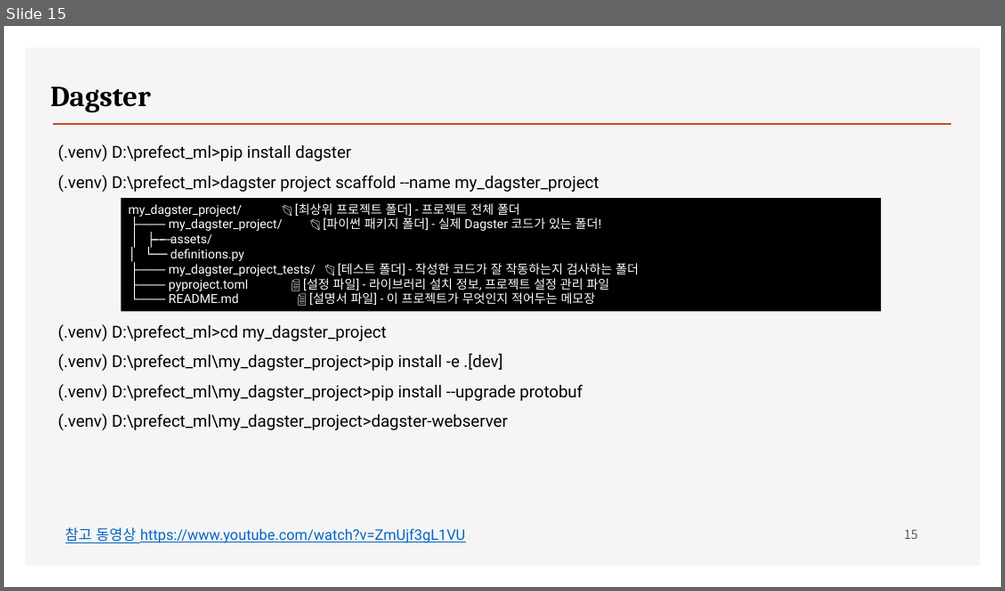
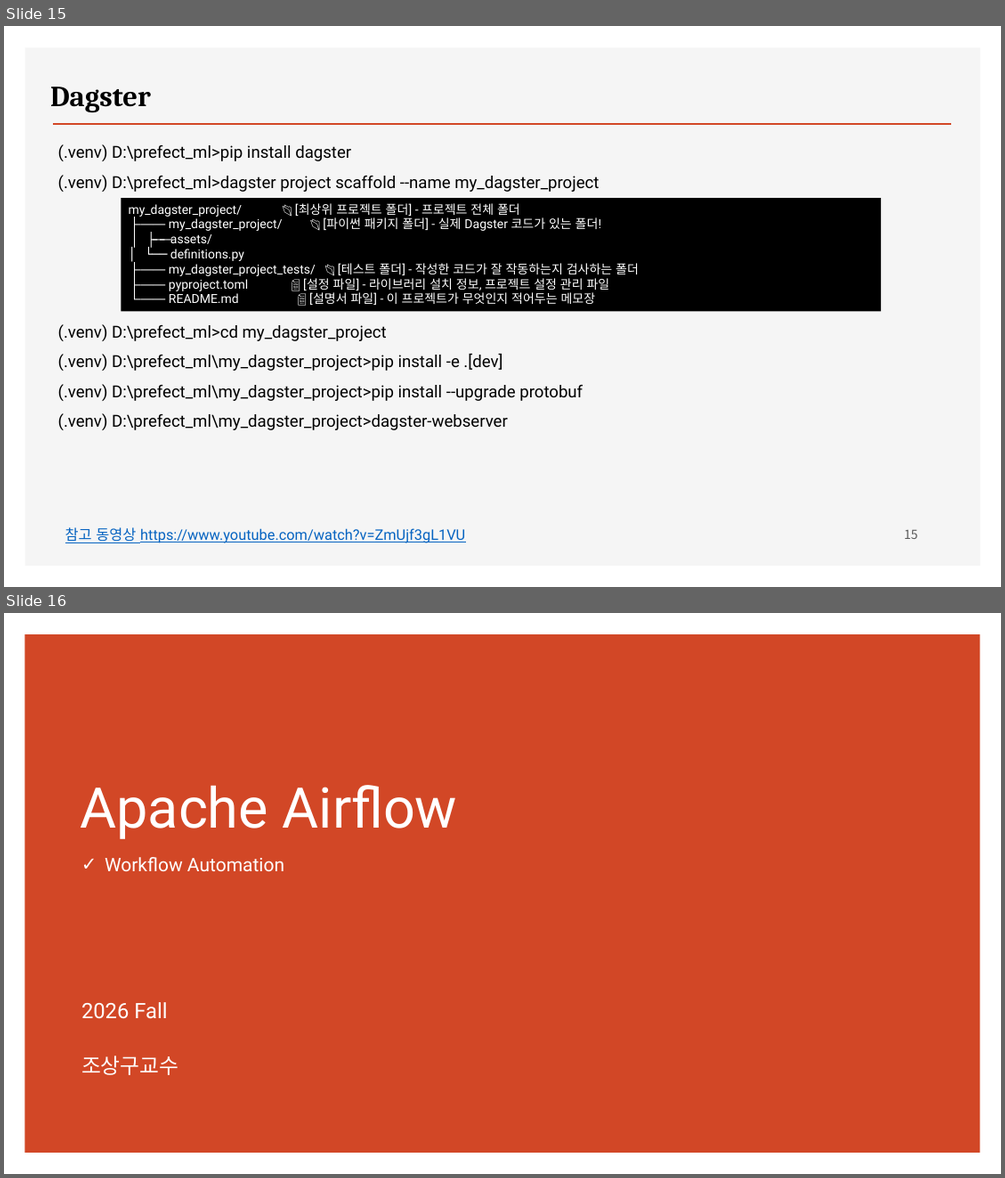
Before and after one commit to ancestor9/2026_Fall_AI-Workflow, a slide deck: PPTs/02_workflow orchestration framework.pptx. Shown one above the other, each under a label of ours: slide 15 before the commit, slides 15 and 16 after it. The pictures are 1005x591 and 1005x1178 pixels, drawn with LibreOffice and Linux fonts; fonts in the diff are those of the drawing; background and template pictures are left out. Boxes give left, top, right and bottom in pixels: in the first picture for what was removed or moved away, otherwise in the second. Text is boxed around its words. In the diff, an @@ line names an element or a change of style, - is before the commit and + after.

```diff
--- a/PPTs/02_workflow orchestration framework.pptx
+++ b/PPTs/02_workflow orchestration framework.pptx
@@ slide 16 added at [4,613,1001,1174], background #FFFFFF @@
@@ rectangle added at [25,634,980,1153], fill #D24726 @@
@@ title added at [80,785,458,839], 54 pt, text #FFFFFF @@
+Apache Airflow
@@ text added at [105,857,284,871], 18 pt, text #FFFFFF @@
+✓ Workflow Automation
@@ text added at [81,1002,179,1075], 20.4 pt, text #FFFFFF @@
+2026 Fall
+조상구교수
```
Also in this commit, not shown: 1 slide changed, 18 other slides added.
